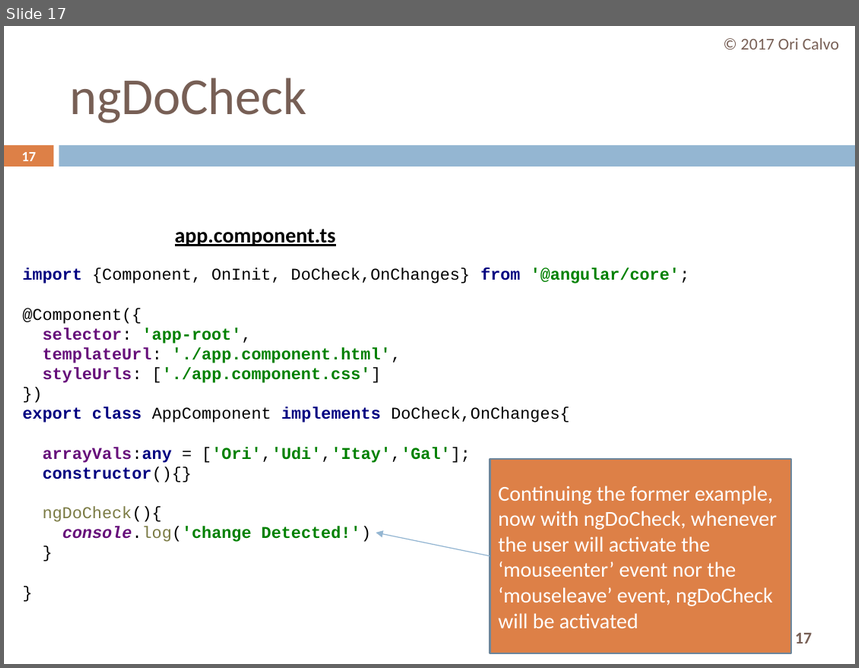
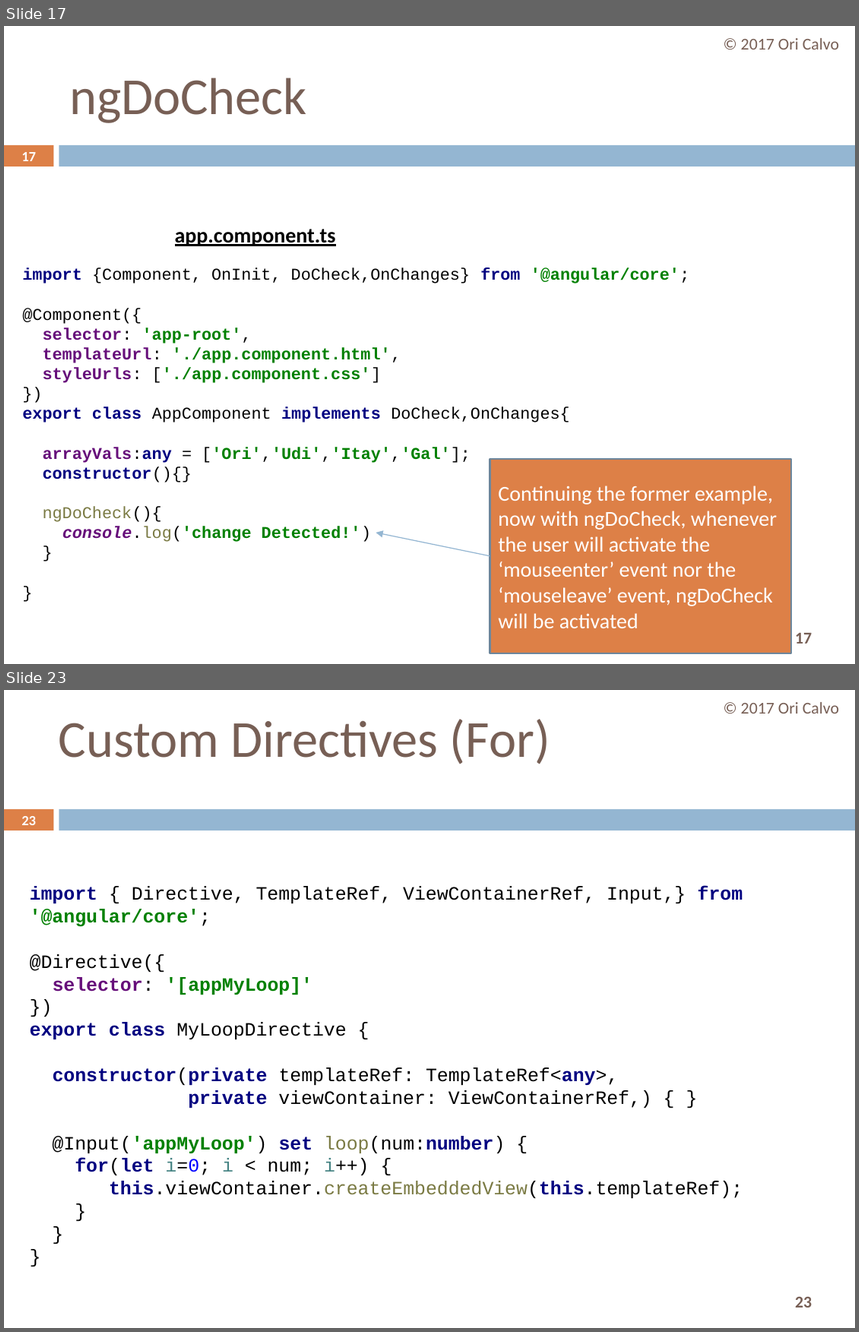
Before and after one commit to oricalvo/course-angular, a slide deck: PPTs/08 Custom Directives.pptx. Shown one above the other, each under a label of ours: slide 17 before the commit, slides 17 and 23 after it; the slides between them are not shown. The pictures are 859x668 and 859x1332 pixels, drawn with LibreOffice and Linux fonts; fonts in the diff are those of the drawing. Boxes give left, top, right and bottom in pixels: in the first picture for what was removed or moved away, otherwise in the second. Text is boxed around its words. In the diff, an @@ line names an element or a change of style, - is before the commit and + after.

```diff
--- a/PPTs/08 Custom Directives.pptx
+++ b/PPTs/08 Custom Directives.pptx
@@ slide 23 added at [4,690,855,1328], background #FFFFFF; not listed: 3 template elements that a slide beside it also shows @@
@@ text added at [741,702,839,714], 14 pt, text #775F55 @@
+© 2017 Ori Calvo
@@ title added at [59,719,550,764], 44 pt, text #775F55 @@
+Custom Directives (For)
@@ page number added at [21,816,36,825], 11.9 pt, text #FFFFFF, bold @@
+23
@@ text added at [30,886,743,1198], 16 pt, text #000000 @@
+import { Directive, TemplateRef, ViewContainerRef, Input,} from '@angular/core';
+@Directive({
+selector: '[appMyLoop]'
+})
+export class MyLoopDirective {
+constructor(private templateRef: TemplateRef<any>,
+private viewContainer: ViewContainerRef,) { }
+@Input('appMyLoop') set loop(num:number) {
+for(let i=0; i < num; i++) {
+this.viewContainer.createEmbeddedView(this.templateRef);
+}
+}
+}
```
Also in this commit, not shown: 5 slides changed, 3 other slides added.
